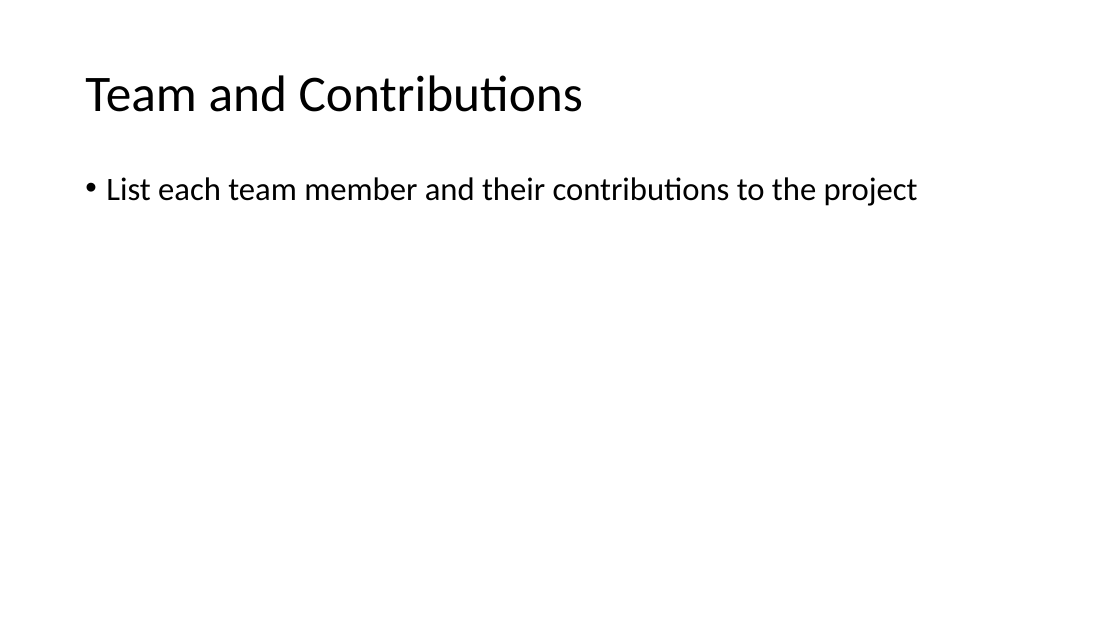
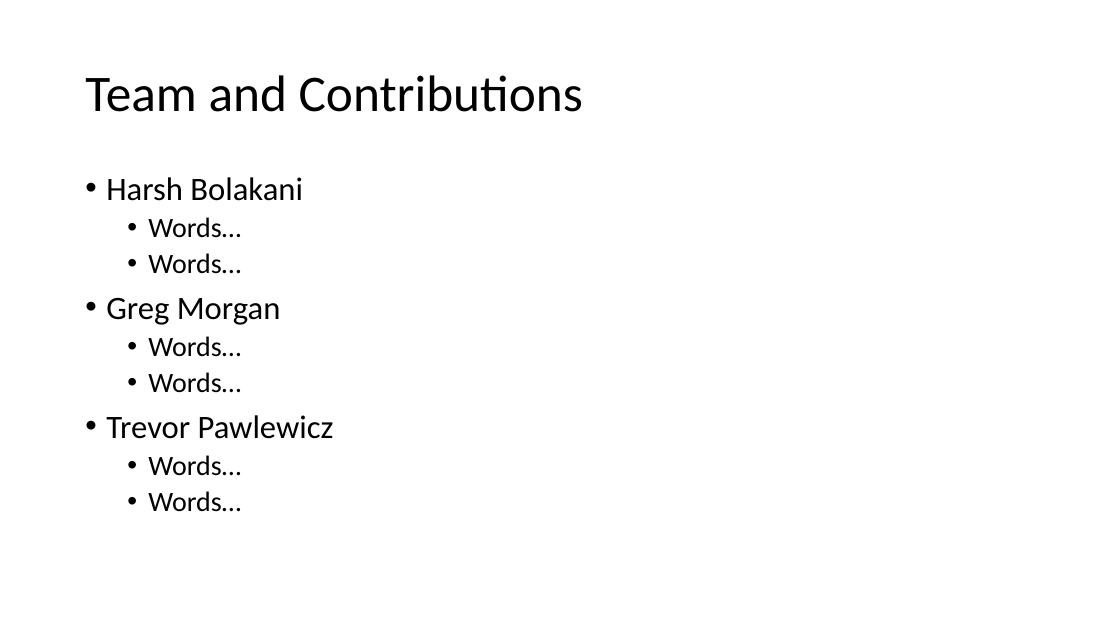
Before and after one commit to TrevorPawlewicz/DSCI-511-Course-Project, a slide deck: slide 12 of Presentation PowerPoint/Project-Presentation-Template.pptx (slide 10 before the commit). Drawn at 1120x630 pixels with LibreOffice and Linux fonts; fonts in the diff are those of the drawing. Boxes give left, top, right and bottom in pixels: in the first picture for what was removed or moved away, otherwise in the second. Text is boxed around its words. In the diff, an @@ line names an element or a change of style, - is before the commit and + after.

```diff
--- a/Presentation PowerPoint/Project-Presentation-Template.pptx
+++ b/Presentation PowerPoint/Project-Presentation-Template.pptx
@@ text at (106,177,334,512): text changed @@
-• List each team member and their contributions to the project
+• Harsh Bolakani
+  • Words…
+  • Words…
+• Greg Morgan
+  • Words…
+  • Words…
+• Trevor Pawlewicz
+  • Words…
+  • Words…
```
Also in this commit, not shown: 3 other slides changed, 2 slides added, 5 other files.
